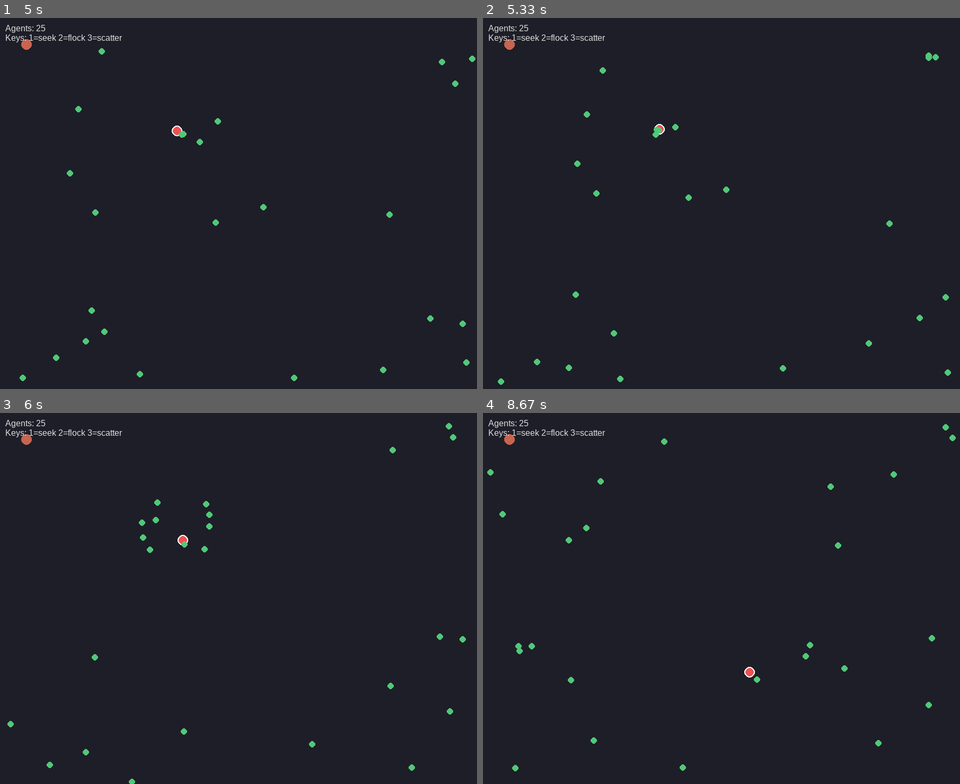
Above: before the commit, frames 1-4 (two rows, left to right).
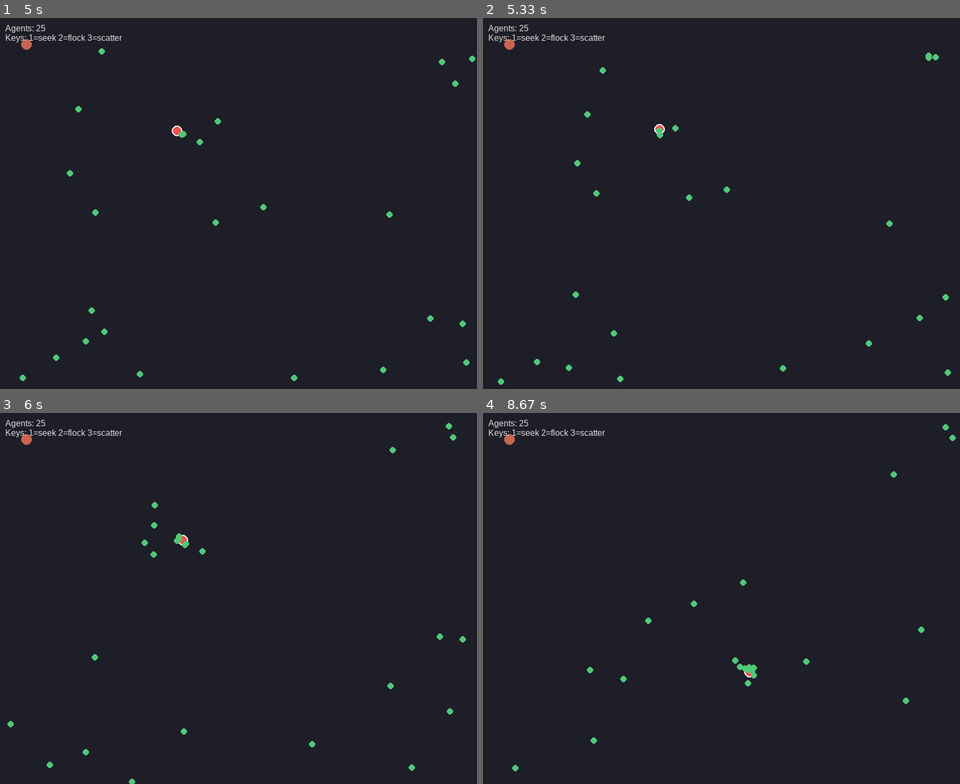
Above: after the commit, the same moments.

Repository: ASachoTanzer/ME459Swarm
Game: pygame game, started from swarm_sim/main.py
Same seed, same stepped clock (60 frames per second), same inputs: the game is played once before the commit and once after it.
Inputs:
- Up to frame 1 (5 s): no input
- Up to frame 2 (5.33 s): no input
- Up to frame 3 (6 s): no input
- Up to frame 4 (8.67 s): no input

Frame 1 is identical in both runs. In frame 2, less than 0.1% of the frame differs, in the area x 19-52%, y 25-50%; in frame 3, 0.2%; in frame 4, 0.6%, in the area x 0-95%, y 6-97%.

Commit message:
made aR specific to each agent

Diff:
--- a/swarm_sim/agents.py
+++ b/swarm_sim/agents.py
@@ -13,6 +13,7 @@
         self.measurement_noise = config.MEASUREMENT_NOISE
         self.estimated_target = None
         self.confidence = None
+        self.aR = config.AR_INIT
 
     def step(self, sim):
         # algorithm dispatcher
--- a/swarm_sim/algorithms.py
+++ b/swarm_sim/algorithms.py
@@ -32,11 +32,11 @@
 
     any_detect = detects(agent) or any(detects(n) for n in neighbors)
     if any_detect:
-        if sim.aR > config.AR_MIN:
-            sim.aR = max(config.AR_MIN, sim.aR - config.AR_DELTA)
+        if agent.aR > config.AR_MIN:
+            agent.aR = max(config.AR_MIN, agent.aR - config.AR_DELTA)
     else:
-        if sim.aR < config.AR_MAX:
-            sim.aR = min(config.AR_MAX, sim.aR + config.AR_DELTA)
+        if agent.aR < config.AR_MAX:
+            agent.aR = min(config.AR_MAX, agent.aR + config.AR_DELTA)
 
 
 def v_repulsion(agent, neighbors, sim):
@@ -48,7 +48,7 @@
     rep_wall_x, rep_wall_y = wall_repulsion(agent, sim)
     ax = ay = 0.0
     dpow = config.AR_D
-    aR = sim.aR
+    aR = agent.aR
     for n in neighbors:
         rx = n.pos[0] - agent.pos[0]
         ry = n.pos[1] - agent.pos[1]
--- a/swarm_sim/main.py
+++ b/swarm_sim/main.py
@@ -19,7 +19,6 @@
         self.target_pos = (self.window_size[0]//2, self.window_size[1]//2)
         self.max_speed = config.MAX_SPEED
         # adaptive repulsion coefficient (updated by algorithms)
-        self.aR = config.AR_INIT
 
     def setup(self, num_agents=20):
         w, h = self.window_size
